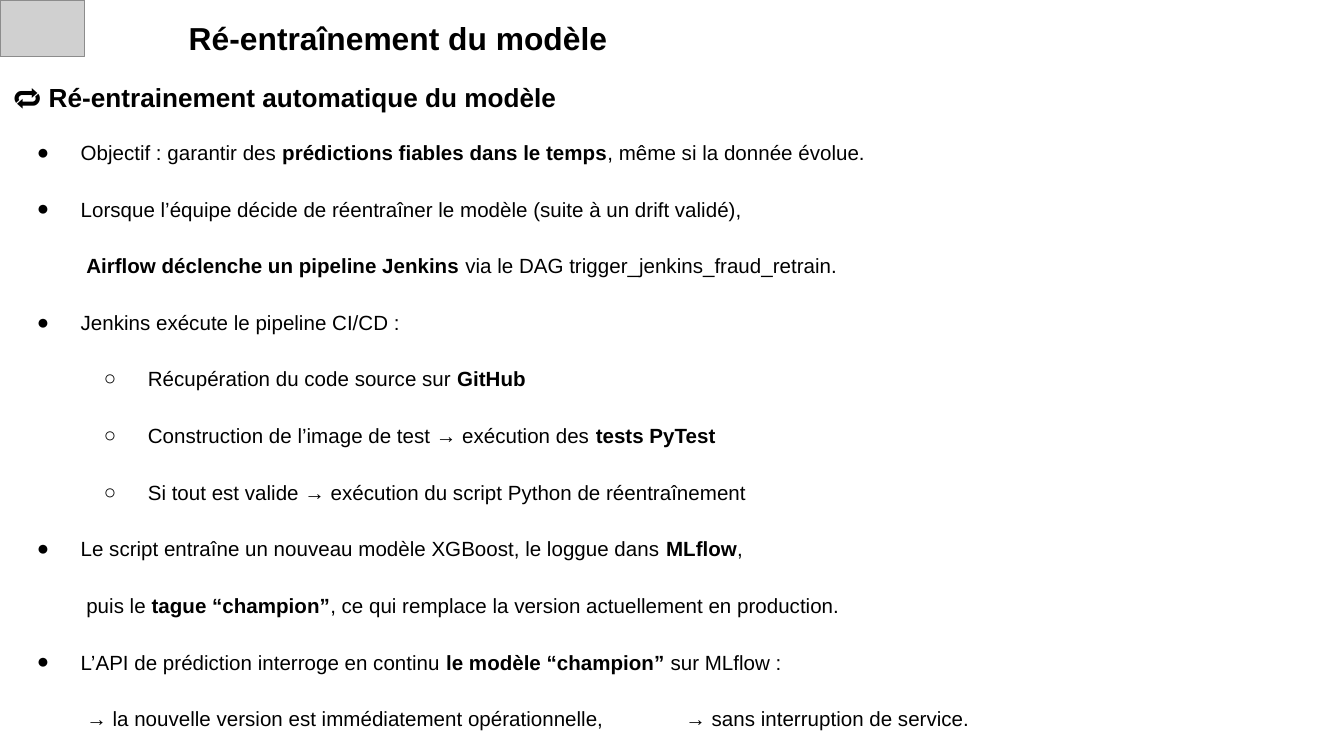
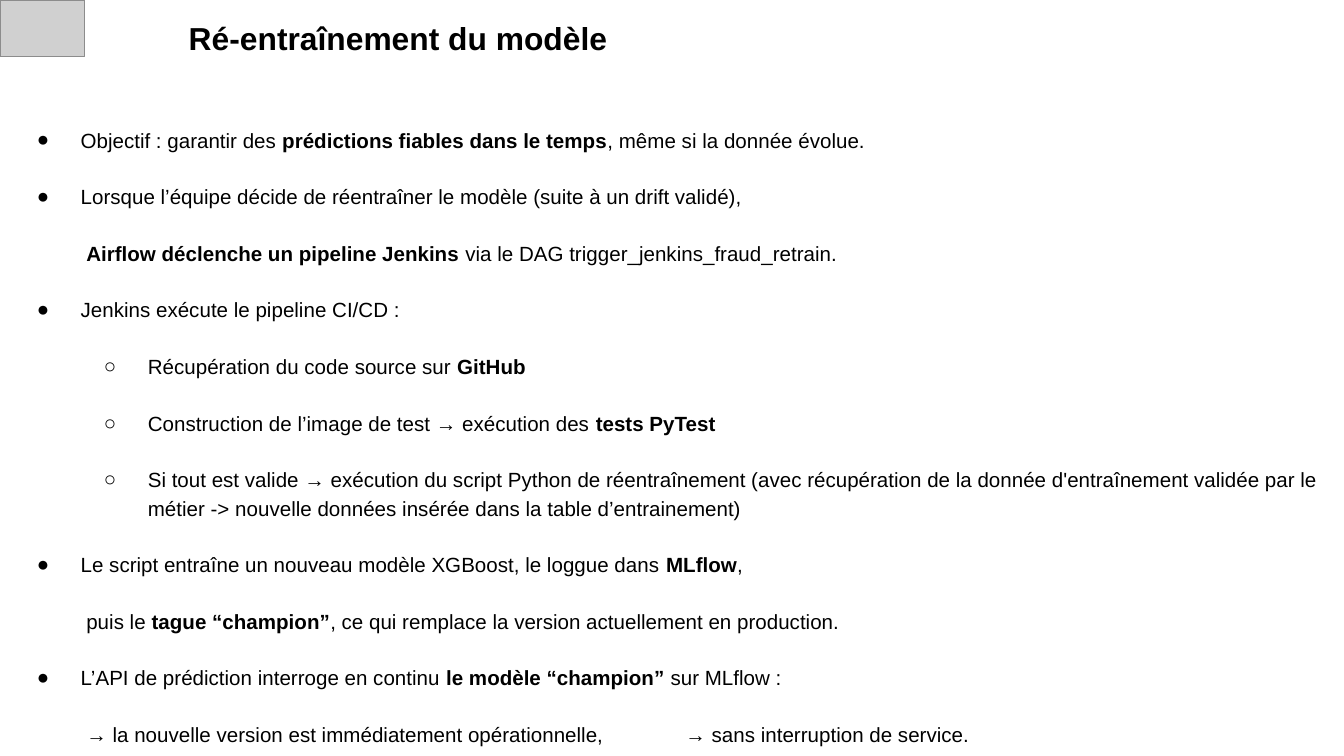
Before and after one commit to aurelienchalm/LDS_block_3_lead, a slide deck: slide 16 of LDS_Block_3_Lead.pptx. Drawn at 1344x756 pixels with LibreOffice and Linux fonts; fonts in the diff are those of the drawing; grey boxes stand for pictures. Boxes give left, top, right and bottom in pixels: in the first picture for what was removed or moved away, otherwise in the second. Text is boxed around its words. In the diff, an @@ line names an element or a change of style, - is before the commit and + after.

```diff
--- a/LDS_Block_3_Lead.pptx
+++ b/LDS_Block_3_Lead.pptx
@@ title at (x1=49, y1=88, x2=556, y2=113): paragraph removed @@
-🔁 Ré-entrainement automatique du modèle
@@ title at (x1=148, y1=472, x2=1316, y2=521): text changed @@
-  ○ Si tout est valide → exécution du script Python de réentraînement
+  ○ Si tout est valide → exécution du script Python de réentraînement (avec récupération de la donnée d'entraînement validée par le métier -> nouvelle données insérée dans la table d’entrainement)
```
Also in this commit, not shown: 11 other slides changed, 2 other files.
